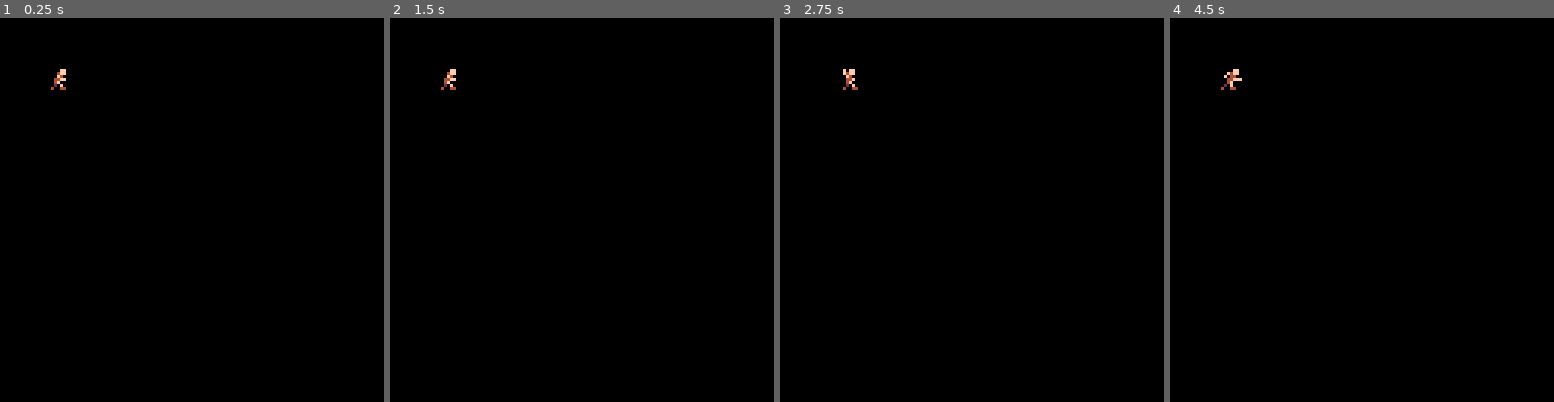
Above: before the commit, frames 1-4 (left to right).
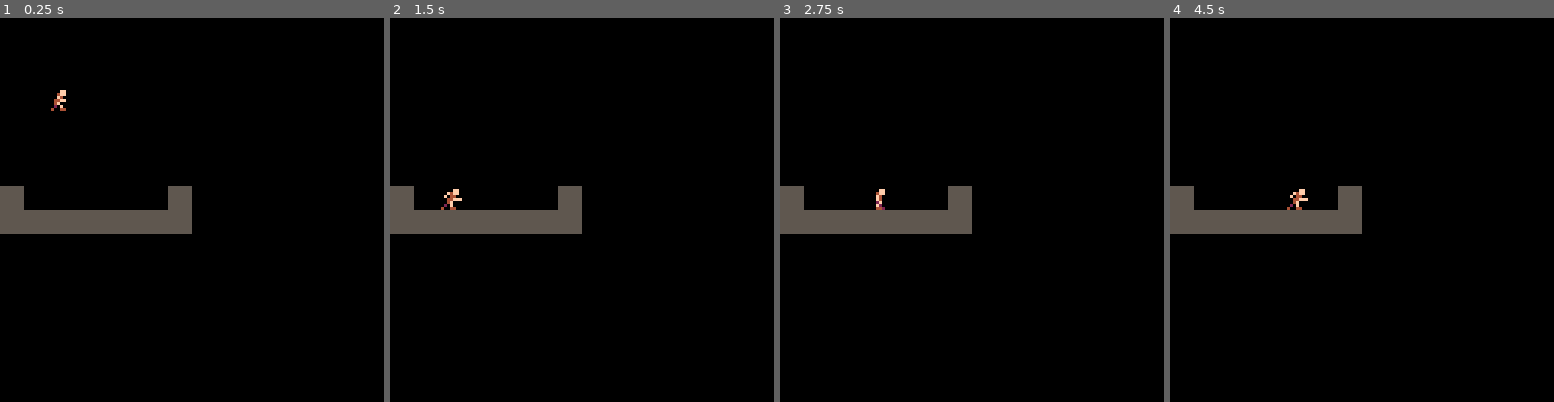
Above: after the commit, the same moments.

Repository: AddisonMink/fortrebosque
Game: PICO-8 cartridge main.p8
Two runs of this game, one before a commit and one after it. Both use one fixed random seed, a clock stepped at 60 frames per second and the inputs below.
Inputs:
- Up to frame 1 (0.25 s): no input
- Up to frame 2 (1.5 s): tap X (X key) at 0.33, 1.07 s; tap O (Z key) at 0.7 s
- Up to frame 3 (2.75 s): hold Right 1.6-2.1 s; tap O (Z key) at 1.7, 2.1, 2.5 s; tap X (X key) at 1.85 s; hold Right from 2.47 s (still down)
- Up to frame 4 (4.5 s): tap O (Z key) every 0.4 s from 2.9 to 4.1 s; tap X (X key) at 2.97, 4.08 s; release Right at 3.03 s; hold Left 3.08-3.58 s; hold Right from 4.02 s (still down)

The runs differ from the first frame. In frame 1, 4.1% of the frame differs, in the area x 0-50%, y 13-57%; in frame 2, 4.1%; in frame 3, 4.1%; in frame 4, 4.2%.

Commit message:
add tile collision.

Diff:
--- a/main.p8
+++ b/main.p8
@@ -98,7 +98,7 @@
 }
 
 player = {
-	body = body_new(16,16),
+	body = body_new(16,16,0,0,1,true),
 	anim = {frames = {16}, fps = 1},
 	idle_anim = {frames = {16}, fps = 1},
 	walk_anim = {frames = {16,17,18,17},fps = 4},
@@ -106,7 +106,7 @@
 	attack_anim = {frames = {21}, fps = 1},
 	update = state_machine_behavior_new("walk", {
 		walk = function(me)
-			if btnp(4) then
+			if btnp(5) then
 				me.body.vel_x = 0
 				me.anim = me.windup_anim
 				return "attack_windup"
@@ -151,6 +151,7 @@
 
 function _draw()
 	cls()
+	map()
 
 	for e in all(entities) do
 	 if e.draw then
@@ -179,8 +180,8 @@
 004f0000002f000000f40000002f0000004f00000004f00000000060000000000000000000000000000000000000000000000000000000000000000000000000
 0020f00000f2000000f02000040440000020f0000020f00000000000000000000000000000000000000000000000000000000000000000000000000000000000
 04004400004420000400440000000000040044000400440000000000000000000000000000000000000000000000000000000000000000000000000000000000
-66666666000000000000000000000000000000000000000000000000000000000000000000000000000000000000000000000000000000000000000000000000
-66666666000000000000000000000000000000000000000000000000000000000000000000000000000000000000000000000000000000000000000000000000
+55555555000000000000000000000000000000000000000000000000000000000000000000000000000000000000000000000000000000000000000000000000
+55555555000000000000000000000000000000000000000000000000000000000000000000000000000000000000000000000000000000000000000000000000
 55555555000000000000000000000000000000000000000000000000000000000000000000000000000000000000000000000000000000000000000000000000
 55555555000000000000000000000000000000000000000000000000000000000000000000000000000000000000000000000000000000000000000000000000
 55555555000000000000000000000000000000000000000000000000000000000000000000000000000000000000000000000000000000000000000000000000
@@ -328,7 +329,7 @@
 0000000000000000000000000000000000000000000000000000000000000000000000000000000000000000000000000000000000000000000000000000001100000000000000000000000000000000000000000000000000000000000000000000000000000000000000000000000000000000000000000000000000000000
 0000000000000000000000000000000000000000000000000000000000000000000000000000000000000000000000000000000000000000000000000000001100000000000000000000000000000000000000000000000000000000000000000000000000000000000000000000000000000000000000000000000000000000
 0000000000000000000000000000000000000000000000000000000000000000000000000000000000000000000000000000000000000000000000000000001100000000000000000000000000000000000000000000000000000000000000000000000000000000000000000000000000000000000000000000000000000000
-0000000000000000000000000000000000000000000000000000000000000000000000000000000000000000000000000000000000000000000000000000001100000000000000000000000000000000000000000000000000000000000000000000000000000000000000000000000000000000000000000000000000000000
+2000000000000020000000000000000000000000000000000000000000000000000000000000000000000000000000000000000000000000000000000000001100000000000000000000000000000000000000000000000000000000000000000000000000000000000000000000000000000000000000000000000000000000
 2020202020202020000000000000000000000000000000000000000000000000000000000000000000000000000000000000000000000000000000000000002200000000000000000000000000000000000000000000000000000000000000000000000000000000000000000000000000000000000000000000000000000000
 0000000000000000000000000000000000000000000000000000000000000000000000000000000000000000000000000000000000000000000000000000003300000000000000000000000000000000000000000000000000000000000000000000000000000000000000000000000000000000000000000000000000000000
 0000000000000000000000000000000000000000000000000000000000000000000000000000000000000000000000000000000000000000000000000000002a00000000000000000000000000000000000000000000000000000000000000000000000000000000000000000000000000000000000000000000000000000000
--- a/system.lua
+++ b/system.lua
@@ -10,6 +10,86 @@
     }
 end
 
+function point_would_collide(x, y)
+    local tx, ty = flr(x / 8), flr(y / 8)
+    return fget(mget(tx, ty), 0)
+end
+
+function body_would_collide_y(body, new_y)
+    local left = body.x
+    local right = body.x + 7
+    return point_would_collide(left, new_y)
+            or point_would_collide(right, new_y)
+end
+
+function body_would_collide_x(body, new_x)
+    local top = body.y
+    local bottom = body.y + 7
+    return point_would_collide(new_x, top)
+            or point_would_collide(new_x, bottom)
+end
+
+function _nudge_body_y(body, dy)
+    local offset = dy > 0 and 7 or 0
+
+    if body_would_collide_y(body, body.y + dy + offset) then
+        body.vel_y = 0
+        return true
+    else
+        body.y += dy
+    end
+end
+
+function _nudge_body_x(body, dx)
+    local offset = dx > 0 and 7 or 0
+
+    if body_would_collide_x(body, body.x + dx + offset) then
+        return true
+    else
+        body.x += dx
+    end
+end
+
+function _move_body_y(body)
+    if not body.solid then
+        body.y += body.vel_y
+        return
+    end
+
+    local steps = flr(abs(body.vel_y))
+    local fraction = abs(body.vel_y) - steps
+    local dy = sgn(body.vel_y)
+
+    for i = 1, steps do
+        if _nudge_body_y(body, dy) then
+            return
+        end
+    end
+    if fraction > 0 then
+        _nudge_body_y(body, fraction * dy)
+    end
+end
+
+function _move_body_x(body)
+    if not body.solid then
+        body.x += body.vel_x
+        return
+    end
+
+    local steps = flr(abs(body.vel_x))
+    local fraction = abs(body.vel_x) - steps
+    local dx = sgn(body.vel_x)
+
+    for i = 1, steps do
+        if _nudge_body_x(body, dx) then
+            return
+        end
+    end
+    if fraction > 0 then
+        _nudge_body_x(body, fraction * dx)
+    end
+end
+
 function update_body(body)
     local g = 0.2
 
@@ -17,7 +97,7 @@
         body.vel_y += g
     end
 
-    body.x += body.vel_x
-    body.y += body.vel_y
+    _move_body_x(body)
+    _move_body_y(body)
 end
 -- #endregion
